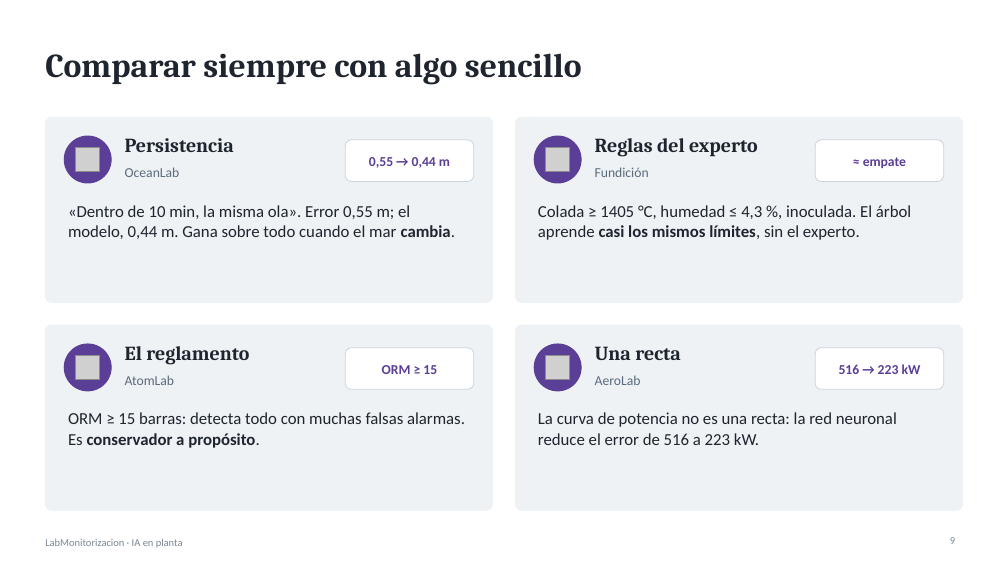
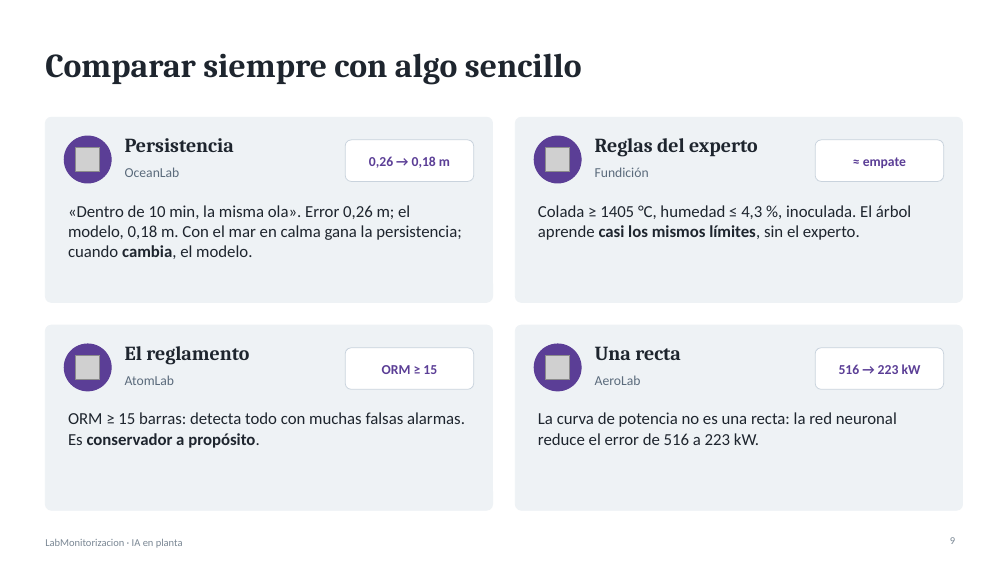
Before and after one commit to gbellido-dev/LabMonitorizacion, a slide deck: slide 9 of docs/presentaciones/07_IA_en_planta.pptx. Drawn at 1008x567 pixels with LibreOffice and Linux fonts; fonts in the diff are those of the drawing; grey boxes stand for pictures. Boxes give left, top, right and bottom in pixels: in the first picture for what was removed or moved away, otherwise in the second. Text is boxed around its words. In the diff, an @@ line names an element or a change of style, - is before the commit and + after.

```diff
--- a/docs/presentaciones/07_IA_en_planta.pptx
+++ b/docs/presentaciones/07_IA_en_planta.pptx
@@ text at <box>369,156,450,168</box>: text changed @@
-0,55 → 0,44 m
+0,26 → 0,18 m
@@ text at <box>68,205,461,259</box>: text changed @@
-«Dentro de 10 min, la misma ola». Error 0,55 m; el modelo, 0,44 m. Gana sobre todo cuando el mar cambia.
+«Dentro de 10 min, la misma ola». Error 0,26 m; el modelo, 0,18 m. Con el mar en calma gana la persistencia; cuando cambia, el modelo.
```
Also in this commit, not shown: 1 other slide changed, 12 other files.
